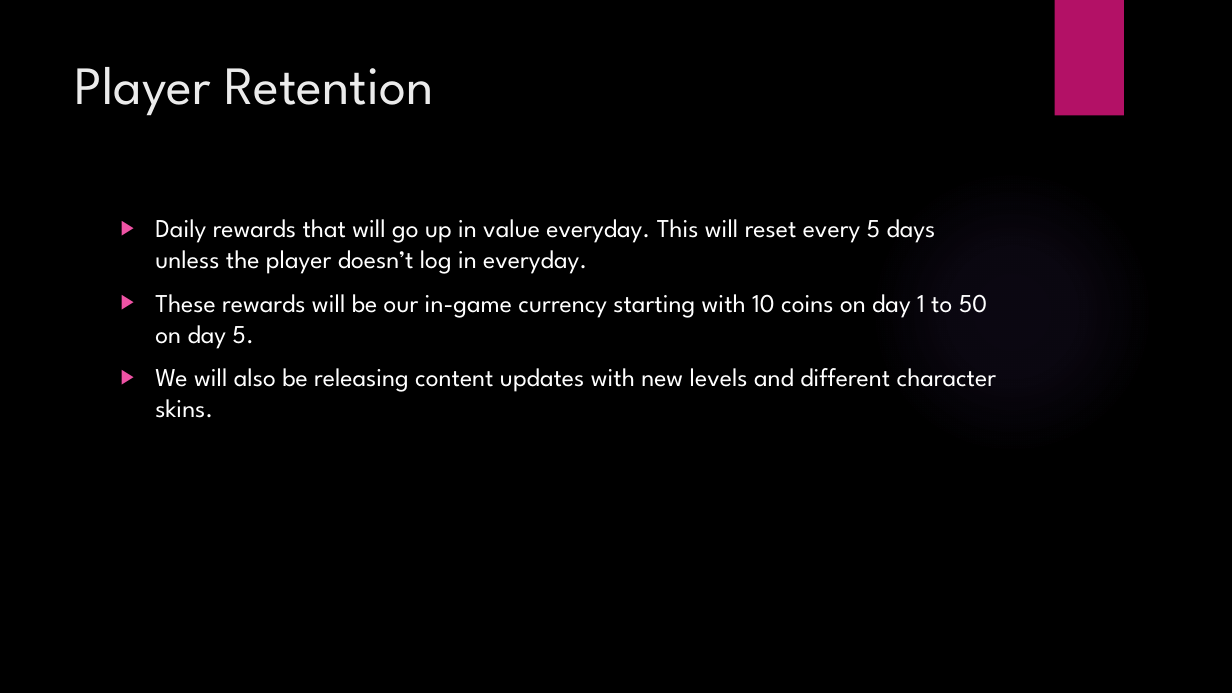
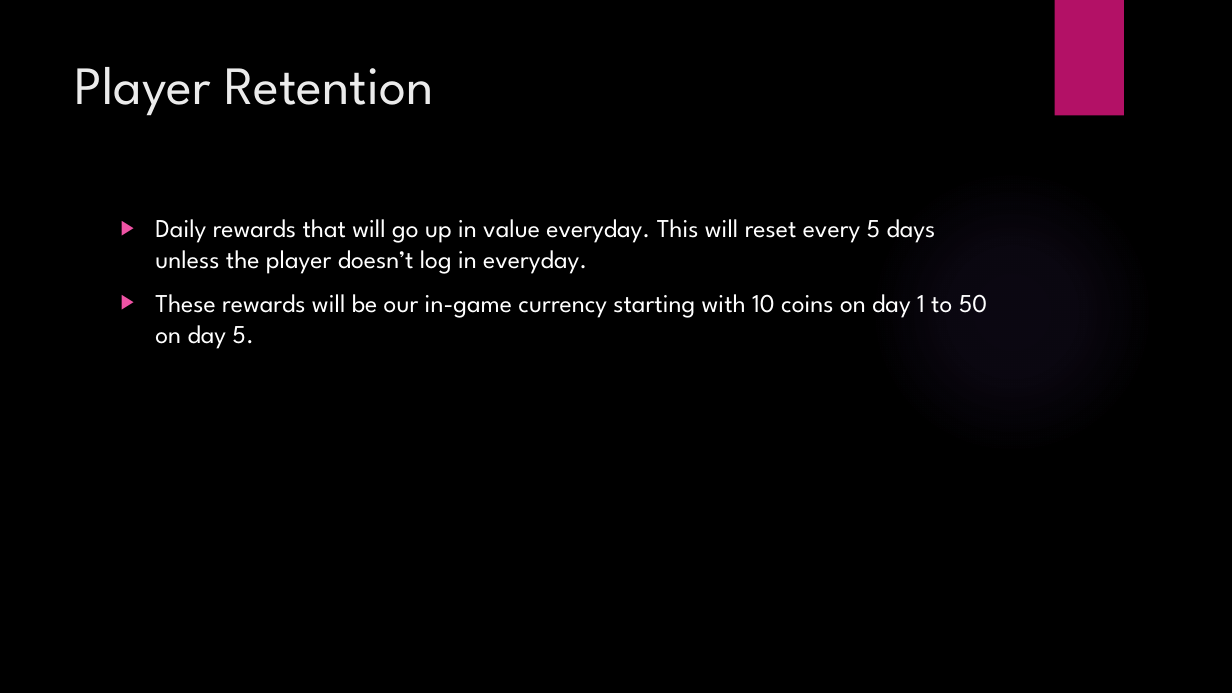
Before and after one commit to JMozza/Team-Skyrim, a slide deck: slide 5 of tgp powerpoint.pptx (slide 6 before the commit). Drawn at 1232x693 pixels with LibreOffice and Linux fonts; fonts in the diff are those of the drawing; background and template pictures are left out. Boxes give left, top, right and bottom in pixels: in the first picture for what was removed or moved away, otherwise in the second. Text is boxed around its words. In the diff, an @@ line names an element or a change of style, - is before the commit and + after.

Commit message:
updated powerpoint

```diff
--- a/tgp powerpoint.pptx
+++ b/tgp powerpoint.pptx
@@ text at [155,368,996,418]: paragraph removed @@
-▶ We will also be releasing content updates with new levels and different character skins.
```
Also in this commit, not shown: 3 slides added, 1 other file.
